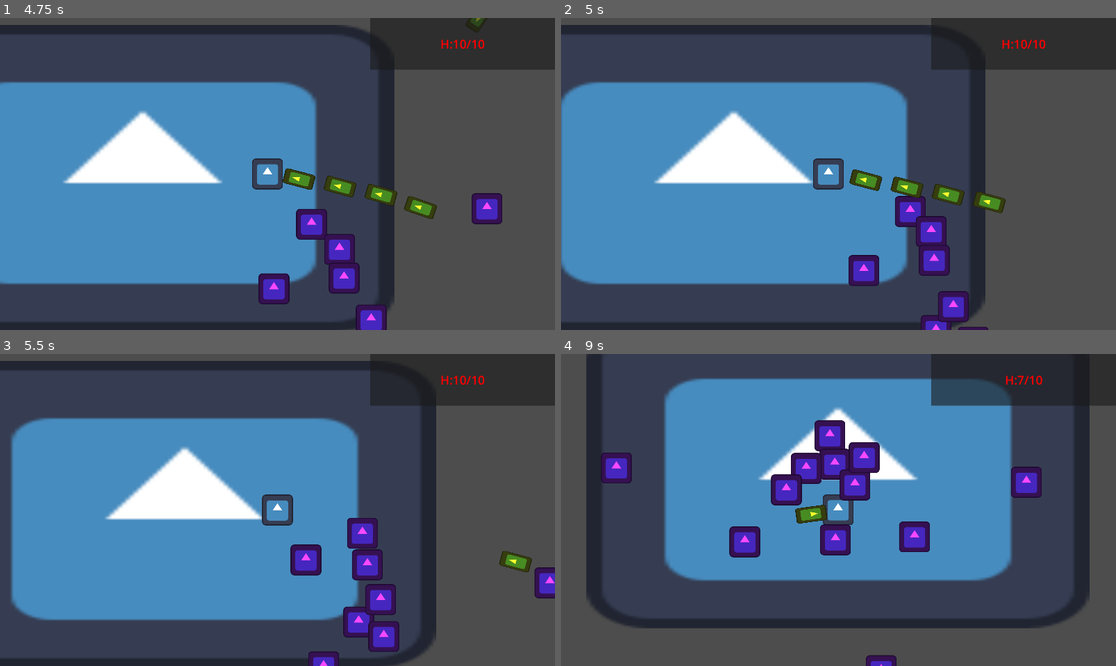
Above: before the commit, frames 1-4 (two rows, left to right).
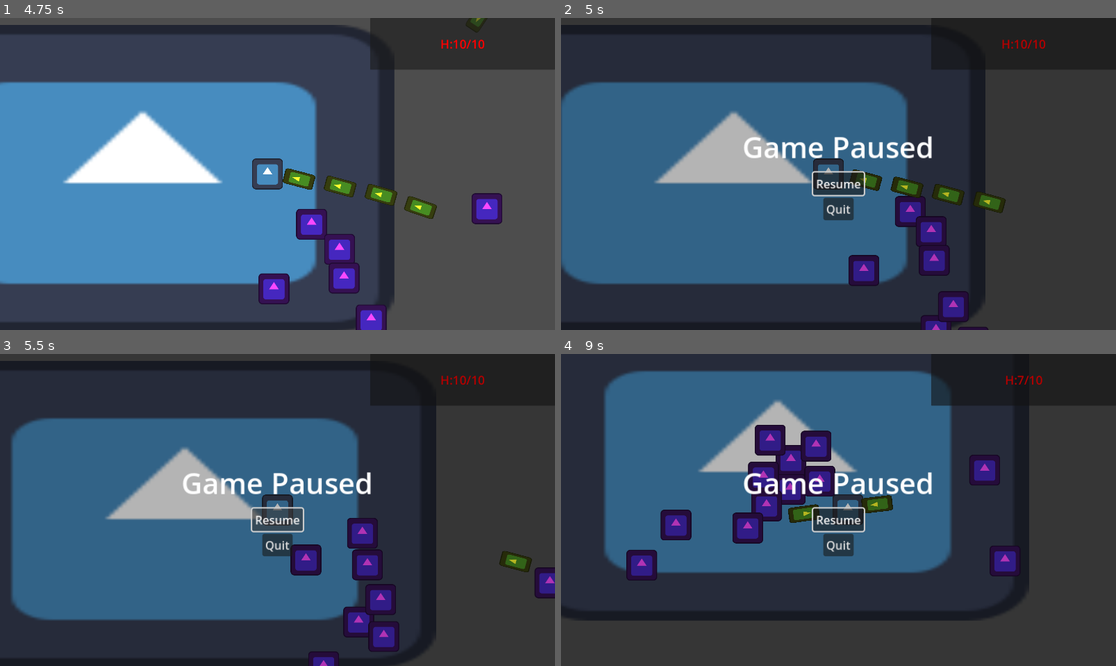
Above: after the commit, the same moments.

Repository: PixelSaver/it-gets-worse
Game: Godot game, scene res://UI/main_menu.tscn
Same seed, same stepped clock (60 frames per second), same inputs: the game is played once before the commit and once after it. The engine's default icon, where the game draws it, is replaced by a stand-in: a white triangle on a blue panel in a dark square.
Inputs (mouse positions are in pixels of both pictures, inside the frame that each line leads up to):
- Up to frame 1 (4.75 s): click "> Continue Previous Game <" at 0.5 s; tap Enter at 1.25 s; move the mouse to (399, 158) at 1.27 s; press the mouse at (399, 158) at 1.28 s; hold D (right) 1.28-2.03 s; move the mouse to (166, 189) at 2.02 s; release the mouse at (166, 189) at 2.03 s; hold S (down) 2.03-2.78 s; click (166, 189) at 2.1 s; move the mouse to (333, 105) at 2.77 s; press the mouse at (333, 105) at 2.78 s; hold D (right) 2.78-3.53 s; move the mouse to (249, 236) at 3.52 s; release the mouse at (249, 236) at 3.53 s; hold W (up) 3.53-4.28 s; click (249, 236) at 3.6 s; move the mouse to (444, 220) at 4.27 s; press the mouse at (444, 220) at 4.28 s; hold A (left) from 4.28 s (still down)
- Up to frame 2 (5 s): keep holding A (left); tap Escape (escape) at 4.9 s
- Up to frame 3 (5.5 s): release A (left) at 5 s; release the mouse at (444, 556) at 5 s; click (277, 519) at 5 s, where only the run after the commit has a clickable "Resume"
- Up to frame 4 (9 s): move the mouse to (672, 463) at 5.77 s; hold A (left) 5.78-6.53 s; click (672, 463) at 5.85 s; move the mouse to (866, 510) at 6.52 s; press the mouse at (866, 510) at 6.53 s; hold S (down) 6.53-7.28 s; move the mouse to (755, 432) at 7.27 s; release the mouse at (755, 432) at 7.28 s; hold D (right) 7.28-8.03 s; click (755, 432) at 7.35 s; move the mouse to (960, 494) at 8.02 s; press the mouse at (960, 494) at 8.03 s; hold W (up) 8.03-8.78 s; move the mouse to (727, 525) at 8.77 s; release the mouse at (727, 525) at 8.78 s; hold D (right) from 8.78 s (still down); click (727, 525) at 8.85 s

Frame 1 is identical in both runs. In frame 2, 41% of the frame differs, in the area x 0-88%, y 6-100%; in frame 3, 42%; in frame 4, 61%, in the area x 0-93%, y 0-100%.
Error before the commit: Invalid access to property or key 'game_state' on a base object of type 'Node (global.gd)'. (res://UI/pause_menu.gd:37)
Error after the commit: Invalid call. Nonexistent function 'release_mouse' in base 'Node (global.gd)'. (res://UI/pause_menu.gd:42)

Commit message:
tried fixing knockback, failed.

Diff:
--- a/Scripts/Components/HitboxComponent.gd
+++ b/Scripts/Components/HitboxComponent.gd
@@ -6,6 +6,7 @@
 var invulnerable := false
 
 func damage(attack: Attack):
+	#TODO Fix player getting stuck but not getting attacked... refresh areas?
 	if invulnerable: return
 
 	if health_component:
@@ -13,6 +14,8 @@
 
 		if get_parent() is Player:
 			get_parent().velocity = (global_position - attack.atk_pos) * attack.knockback_str
+			await get_tree().create_timer(.2).timeout
+			# get_parent().velocity = (global_position - attack.atk_pos) * attack.knockback_str / 2
 		if invulnerability_timer > 0.0:
 			invulnerable = true
 			await get_tree().create_timer(invulnerability_timer).timeout
--- a/Scripts/enemy.gd
+++ b/Scripts/enemy.gd
@@ -19,7 +19,7 @@
 	var attack = Attack.new()
 	attack.atk_str = 1
 	attack.atk_pos = global_position
-	attack.knockback_str = 20
+	attack.knockback_str = 30
 	return attack
 
 func _on_hitbox_component_area_entered(area: Area2D) -> void:
--- a/UI/pause_menu.gd
+++ b/UI/pause_menu.gd
@@ -34,8 +34,8 @@
 
 
 func open() -> void:
-	prev_state = Global.game_state
-	Global.game_state = Global.Game.PAUSE_MENU
+	prev_state = Global.state
+	Global.state = Global.STATE.PAUSE
 	show()
 	resume_button.grab_focus()
 
@@ -60,7 +60,7 @@
 
 
 func _on_resume_button_pressed() -> void:
-	Global.game_state = prev_state
+	Global.state = prev_state
 	close()
 
 func _on_quit_button_pressed() -> void:
